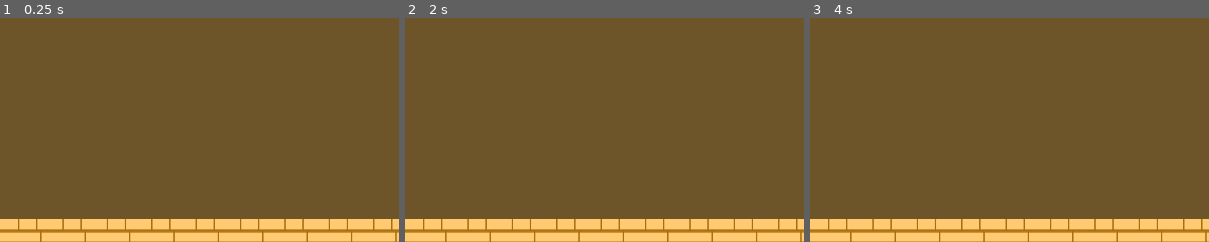
Above: before the commit, frames 1-3 (left to right).
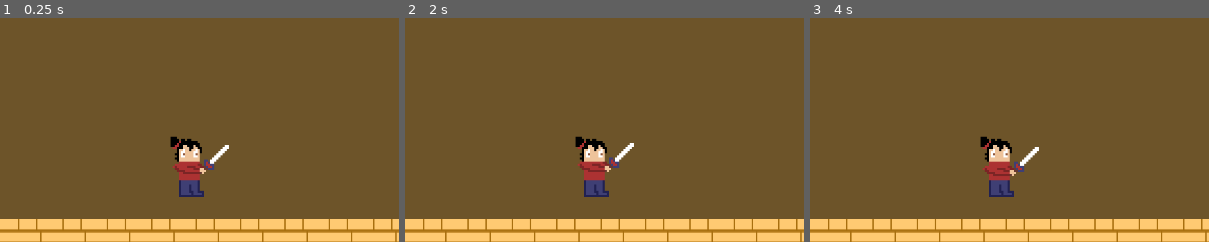
Above: after the commit, the same moments.

Repository: J-Abitria/crimson-jam-26
Game: Godot game, scene res://battleground.tscn
Same seed, same stepped clock (60 frames per second), same inputs: the game is played once before the commit and once after it.
Inputs:
- Up to frame 1 (0.25 s): no input
- Up to frame 2 (2 s): tap Enter at 1.25 s
- Up to frame 3 (4 s): tap Space at 2.75 s
The pictures show only the part of the screen within x 28-78%, y 50-100%; the shares and areas given below are measured in that part.

The runs differ from the first frame. In frame 1, 1.9% of the frame differs, in the area x 42-58%, y 52-80%; in frame 2, 1.9%; in frame 3, 1.9%.

Commit message:
Added idle animation to player.

Diff:
--- /dev/null
+++ b/unleash-beast/Assets/Scripts/player.gd
@@ -0,0 +1,6 @@
+extends CharacterBody2D
+
+@onready var animation_sprite = $AnimatedSprite2D
+
+func _ready():
+    animation_sprite.play("idle")
--- a/unleash-beast/battleground.tscn
+++ b/unleash-beast/battleground.tscn
@@ -2,6 +2,10 @@
 
 [ext_resource type="PackedScene" uid="uid://dxejic1hhlcwu" path="res://background.tscn" id="1_66gel"]
 [ext_resource type="PackedScene" uid="uid://kkpcl7v8yqlh" path="res://border.tscn" id="2_ildd2"]
+[ext_resource type="Texture2D" uid="uid://dacworooycexh" path="res://Assets/Animations/Player-Idle/Player-Idle1.png" id="3_pmmbh"]
+[ext_resource type="Script" uid="uid://d26jeceg8qi4w" path="res://Assets/Scripts/player.gd" id="3_sjsww"]
+[ext_resource type="Texture2D" uid="uid://434pbxplqx1v" path="res://Assets/Animations/Player-Idle/Player-Idle2.png" id="4_sjsww"]
+[ext_resource type="Texture2D" uid="uid://c80r1igjrspyx" path="res://Assets/Animations/Player-Idle/Player-Idle3.png" id="5_w7n3p"]
 
 [sub_resource type="TileSetScenesCollectionSource" id="TileSetScenesCollectionSource_t5hr7"]
 resource_name = "Background"
@@ -12,6 +16,30 @@
 tile_size = Vector2i(32, 32)
 sources/1 = SubResource("TileSetScenesCollectionSource_t5hr7")
 
+[sub_resource type="SpriteFrames" id="SpriteFrames_yf5fn"]
+animations = [{
+"frames": [],
+"loop": 1,
+"name": &"default",
+"speed": 5.0
+}, {
+"frames": [{
+"duration": 1.0,
+"texture": ExtResource("3_pmmbh")
+}, {
+"duration": 1.0,
+"texture": ExtResource("4_sjsww")
+}, {
+"duration": 1.0,
+"texture": ExtResource("5_w7n3p")
+}],
+"loop": 1,
+"name": &"idle",
+"speed": 2.0
+}]
+
+[sub_resource type="CapsuleShape2D" id="CapsuleShape2D_g4v7s"]
+
 [node name="Battleground" type="Node2D" unique_id=971398247]
 
 [node name="TileMapLayer" type="TileMapLayer" parent="." unique_id=1399017042]
@@ -19,3 +47,19 @@
 scale = Vector2(2, 2)
 tile_map_data = PackedByteArray("AAD8/wYAAQAAAAAAAgD8/wUAAQAAAAAAAgD8/wQAAQAAAAAAAgD8/wMAAQAAAAAAAgD8/wIAAQAAAAAAAgD8/w …(3264 unchanged characters)…
 tile_set = SubResource("TileSet_g4v7s")
+
+[node name="Player" type="CharacterBody2D" parent="." unique_id=1214359994]
+position = Vector2(614, 535)
+scale = Vector2(3, 3)
+script = ExtResource("3_sjsww")
+
+[node name="AnimatedSprite2D" type="AnimatedSprite2D" parent="Player" unique_id=748986944]
+texture_filter = 1
+sprite_frames = SubResource("SpriteFrames_yf5fn")
+animation = &"idle"
+frame_progress = 0.14401005
+
+[node name="CollisionShape2D" type="CollisionShape2D" parent="Player" unique_id=1313480017]
+position = Vector2(-6.9999995, 2.6666665)
+scale = Vector2(0.41362867, 0.8533301)
+shape = SubResource("CapsuleShape2D_g4v7s")
Not shown, added: unleash-beast/Assets/Scripts/player.gd.uid
